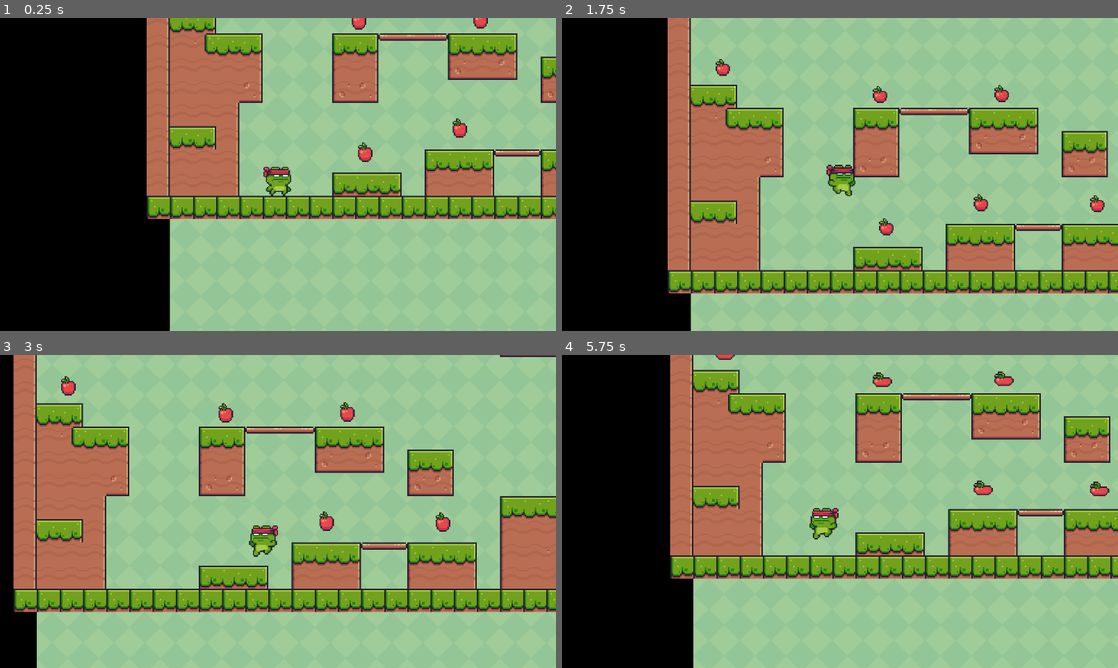
Above: before the commit, frames 1-4 (two rows, left to right).
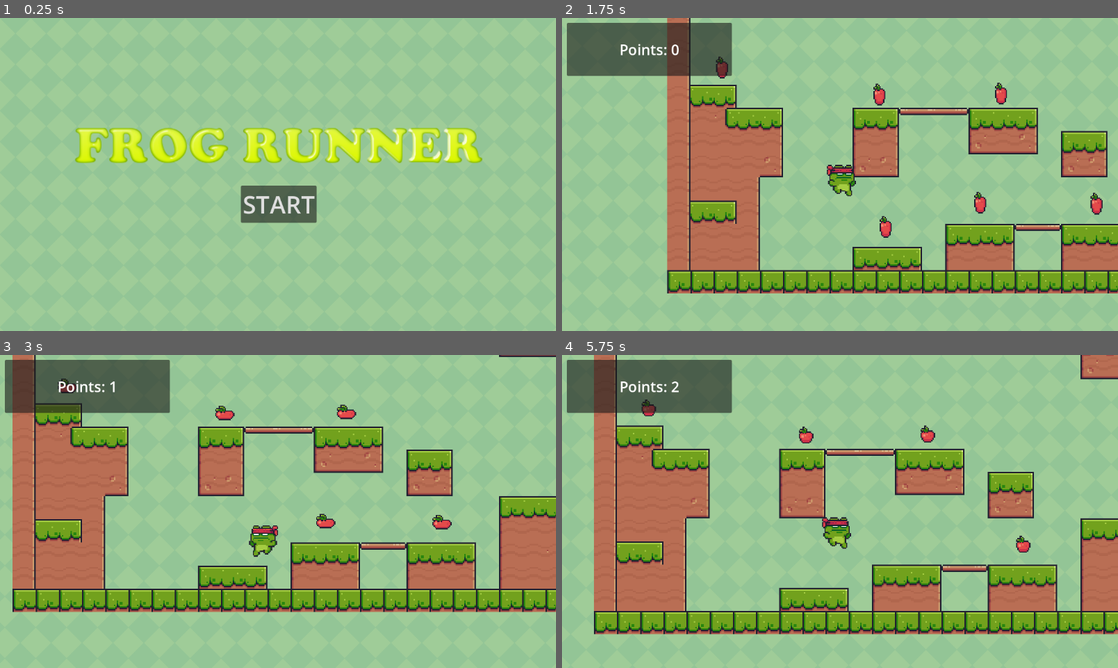
Above: after the commit, the same moments.

Repository: batako/Frog-Runner-on-Godot
Game: Godot game, scene res://main_manu.tscn
Same seed, same stepped clock (60 frames per second), same inputs: the game is played once before the commit and once after it. Before the commit the project starts from res://main.tscn.
Inputs (mouse positions are in pixels of both pictures, inside the frame that each line leads up to):
- Up to frame 1 (0.25 s): no input
- Up to frame 2 (1.75 s): click (840, 202) at 0.5 s, where only the run after the commit has a clickable "START"; tap Enter (ui_accept) at 1.25, 1.52 s; hold Right (ui_right) from 1.28 s (still down)
- Up to frame 3 (3 s): tap Enter (ui_accept) at 2.27 s; release Right (ui_right) at 2.78 s; hold Left (ui_left) from 2.78 s (still down)
- Up to frame 4 (5.75 s): release Left (ui_left) at 3.53 s; hold Right (ui_right) 3.53-5.03 s; tap Enter (ui_accept) at 3.77, 4.52, 5.27 s; hold Left (ui_left) from 5.03 s (still down)

The runs differ from the first frame. In frame 1, 55% of the frame differs, in the area x 0-100%, y 0-100%; in frame 2, 25%; in frame 3, 13%; in frame 4, 62%.

Commit message:
メニュー画面追加

Diff:
--- a/components/game_manager.gd
+++ b/components/game_manager.gd
@@ -1,9 +1,11 @@
 class_name GameManager
 
 extends Node
+
+@onready var PointsLabel: Label = %PointsLabel
 
 var points = 0
 
 func add_point(point):
 	points += point
-	print(points)
+	PointsLabel.text = "Points: " + str(points)
--- a/main.tscn
+++ b/main.tscn
@@ -603,8 +603,10 @@
 anchors_preset = 15
 anchor_right = 1.0
 anchor_bottom = 1.0
-offset_right = 2400.0
-offset_bottom = 648.0
+offset_left = -576.0
+offset_top = -320.0
+offset_right = 1824.0
+offset_bottom = 288.0
 grow_horizontal = 2
 grow_vertical = 2
 texture = ExtResource("1_ou3ko")
@@ -621,6 +623,7 @@
 position = Vector2(224, 560)
 
 [node name="Camera2D" type="Camera2D" parent="SceneObject/NinjaFrog"]
+position = Vector2(7.62939e-06, 0)
 position_smoothing_enabled = true
 position_smoothing_speed = 10.0
 
@@ -661,3 +664,24 @@
 
 [node name="Goal" parent="SceneObject" instance=ExtResource("6_kww1n")]
 position = Vector2(2328, 544)
+
+[node name="UI" type="CanvasLayer" parent="."]
+
+[node name="Panel" type="Panel" parent="UI"]
+offset_left = 10.0
+offset_top = 10.0
+offset_right = 352.0
+offset_bottom = 120.0
+
+[node name="PointsLabel" type="Label" parent="UI/Panel"]
+unique_name_in_owner = true
+layout_mode = 1
+anchors_preset = 15
+anchor_right = 1.0
+anchor_bottom = 1.0
+grow_horizontal = 2
+grow_vertical = 2
+theme_override_font_sizes/font_size = 30
+text = "Points: 0"
+horizontal_alignment = 1
+vertical_alignment = 1
--- /dev/null
+++ b/main_manu.gd
@@ -0,0 +1,9 @@
+extends Node
+
+@onready var button: Button = $Button
+
+func _ready() -> void:
+	button.connect("pressed", _on_button_pressed.bind())
+
+func _on_button_pressed() -> void:
+	get_tree().change_scene_to_file("res://main.tscn")
--- /dev/null
+++ b/main_manu.tscn
@@ -0,0 +1,54 @@
+[gd_scene load_steps=4 format=3 uid="uid://cygxxng5hn5mk"]
+
+[ext_resource type="Texture2D" uid="uid://dfx003jau2kmp" path="res://assets/images/background/green.png" id="1_ikvg0"]
+[ext_resource type="Script" path="res://main_manu.gd" id="1_yilpo"]
+[ext_resource type="Texture2D" uid="uid://btw0i4see1qoq" path="res://assets/images/main_menu/title-logo.png" id="2_vyeqb"]
+
+[node name="MainManu" type="Node"]
+script = ExtResource("1_yilpo")
+
+[node name="TextureRect2" type="TextureRect" parent="."]
+texture_filter = 1
+anchors_preset = 8
+anchor_left = 0.5
+anchor_top = 0.5
+anchor_right = 0.5
+anchor_bottom = 0.5
+offset_left = -576.0
+offset_top = -324.0
+offset_right = 576.0
+offset_bottom = 324.0
+grow_horizontal = 2
+grow_vertical = 2
+texture = ExtResource("1_ikvg0")
+stretch_mode = 1
+
+[node name="TextureRect" type="TextureRect" parent="."]
+anchors_preset = 8
+anchor_left = 0.5
+anchor_top = 0.5
+anchor_right = 0.5
+anchor_bottom = 0.5
+offset_left = -432.0
+offset_top = -108.0
+offset_right = 146.0
+offset_bottom = -44.0
+grow_horizontal = 2
+grow_vertical = 2
+scale = Vector2(1.5, 1.5)
+texture = ExtResource("2_vyeqb")
+
+[node name="Button" type="Button" parent="."]
+anchors_preset = 8
+anchor_left = 0.5
+anchor_top = 0.5
+anchor_right = 0.5
+anchor_bottom = 0.5
+offset_left = -48.0
+offset_top = 36.0
+offset_right = 50.0
+offset_bottom = 86.0
+grow_horizontal = 2
+grow_vertical = 2
+theme_override_font_sizes/font_size = 50
+text = "START"
--- a/project.godot
+++ b/project.godot
@@ -11,7 +11,7 @@
 [application]
 
 config/name="Pixel-runner-on-godot"
-run/main_scene="res://main.tscn"
+run/main_scene="res://main_manu.tscn"
 config/features=PackedStringArray("4.2", "Forward Plus")
 config/icon="res://icon.svg"
 
--- a/scenes/actors/ninja_frog/ninja_frog.tscn
+++ b/scenes/actors/ninja_frog/ninja_frog.tscn
@@ -260,7 +260,7 @@
 }]
 
 [sub_resource type="RectangleShape2D" id="RectangleShape2D_1lq6m"]
-size = Vector2(20, 26)
+size = Vector2(18.4, 26)
 
 [node name="NinjaFrog" type="CharacterBody2D" groups=["Player"]]
 scale = Vector2(2.5, 2.5)
@@ -273,5 +273,6 @@
 autoplay = "idle"
 
 [node name="CollisionShape2D" type="CollisionShape2D" parent="."]
-position = Vector2(0, 3)
+position = Vector2(4.17232e-07, 3)
+scale = Vector2(1, 1)
 shape = SubResource("RectangleShape2D_1lq6m")
Binary file added: assets/images/main_menu/title-logo.png
Not shown, added: assets/images/main_menu/title-logo.png.import
